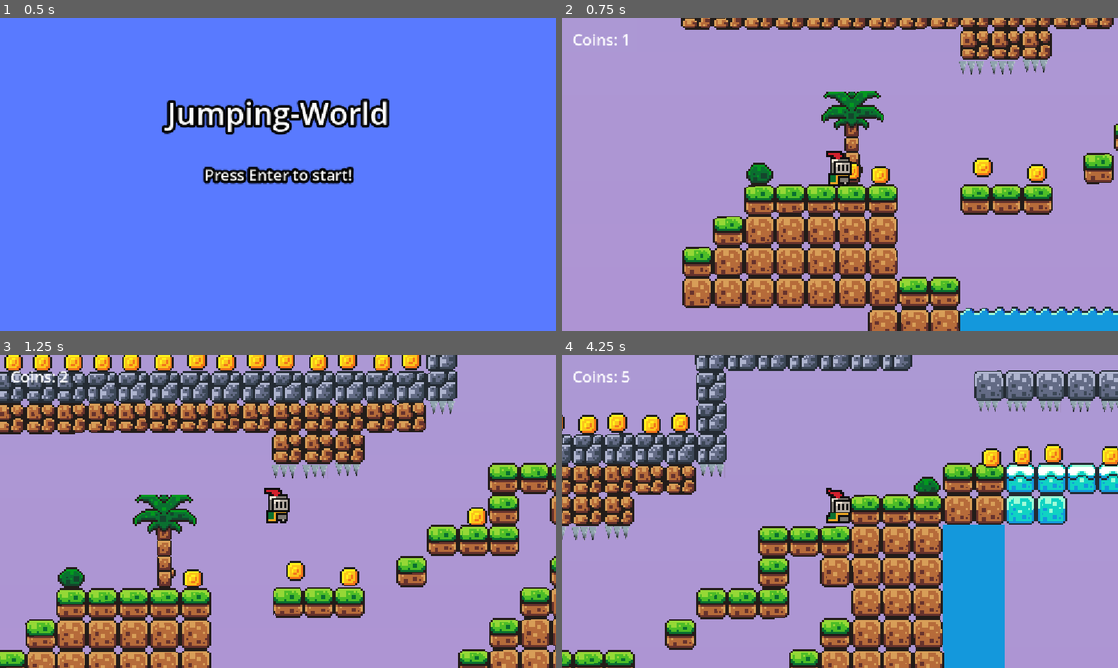
Above: before the commit, frames 1-4 (two rows, left to right).
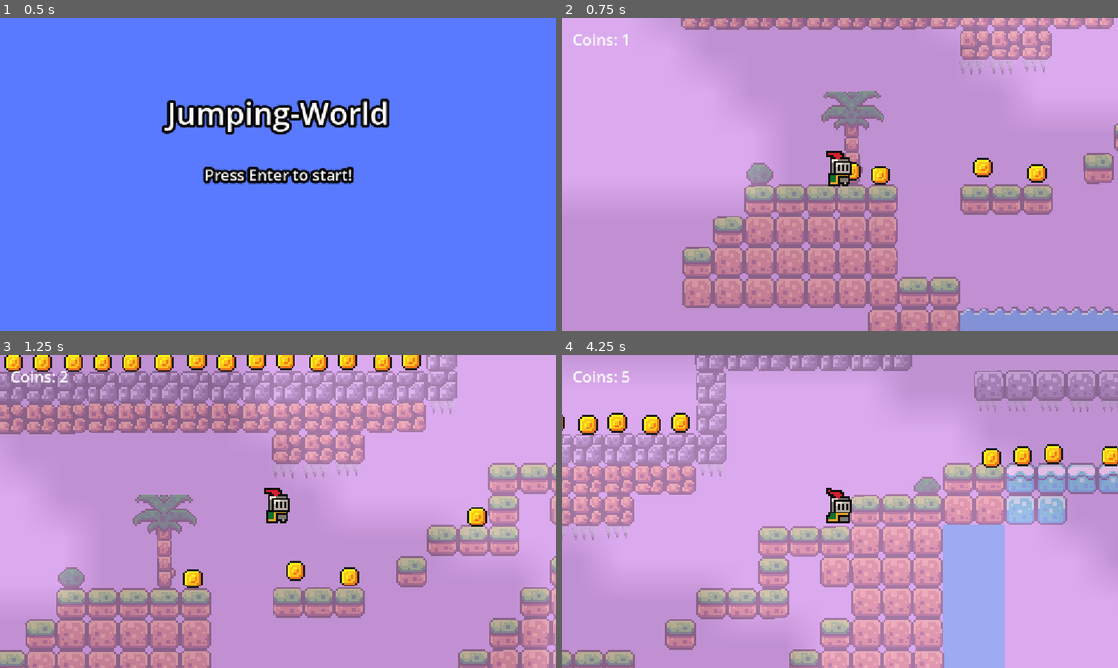
Above: after the commit, the same moments.

Repository: draghicistefan2010-afk/Jumping-World-Game
Game: Godot game, scene res://scenes/start_screen.tscn
Same seed, same stepped clock (60 frames per second), same inputs: the game is played once before the commit and once after it.
Inputs:
- Up to frame 1 (0.5 s): no input
- Up to frame 2 (0.75 s): tap Enter (ui_accept) at 0.5 s; hold Right (ui_right) from 0.53 s (still down)
- Up to frame 3 (1.25 s): keep holding Right (ui_right); tap Enter (ui_accept) at 0.77 s
- Up to frame 4 (4.25 s): tap Enter (ui_accept) at 1.52, 3.02, 3.77 s; release Right (ui_right) at 2.03 s; hold Left (ui_left) 2.03-2.78 s; hold Right (ui_right) from 2.78 s (still down)

Frame 1 is identical in both runs. In frame 2, 52% of the frame differs, in the area x 0-100%, y 0-100%; in frame 3, 59%; in frame 4, 82%.

Commit message:
dsc

Diff:
--- a/scenes/joc.tscn
+++ b/scenes/joc.tscn
@@ -11,6 +11,7 @@
 [ext_resource type="PackedScene" uid="uid://dy0ivqme6dbql" path="res://scenes/tepi.tscn" id="7_7dv62"]
 [ext_resource type="PackedScene" uid="uid://d6dj23pv2ogp" path="res://scenes/tepi_sus.tscn" id="8_f4fte"]
 [ext_resource type="Script" uid="uid://bseffoncreh63" path="res://scenes/win_trigger.gd" id="11_3gn8u"]
+[ext_resource type="AudioStream" uid="uid://cawtuogd5rong" path="res://assests/brackeys_platformer_assets/music/The Britons.mp3" id="12_j7n8l"]
 
 [sub_resource type="CircleShape2D" id="CircleShape2D_iouyq"]
 radius = 5.0
@@ -284,18 +285,6 @@
 [node name="tepi22" parent="." unique_id=1687245341 instance=ExtResource("7_7dv62")]
 position = Vector2(1613, -15)
 
-[node name="tepi23" parent="." unique_id=1629045654 instance=ExtResource("7_7dv62")]
-position = Vector2(1627, 1)
-
-[node name="tepi24" parent="." unique_id=902071898 instance=ExtResource("7_7dv62")]
-position = Vector2(1644, 1)
-
-[node name="tepi25" parent="." unique_id=1656370097 instance=ExtResource("7_7dv62")]
-position = Vector2(1660, 1)
-
-[node name="tepi26" parent="." unique_id=1691355763 instance=ExtResource("7_7dv62")]
-position = Vector2(1676, 1)
-
 [node name="tepi27" parent="." unique_id=1320517156 instance=ExtResource("7_7dv62")]
 position = Vector2(2028, -65)
 
@@ -440,7 +429,6 @@
 layer_0/tile_data = PackedInt32Array(196611, 0, 0, 196612, 0, 0, 262146, 0, 0, 327682, 0, 1, 327683, 0, 1, 327684, 0, 1 …(29418 unchanged characters)…
 
 [node name="01BackClouds" type="Sprite2D" parent="." unique_id=1823993456]
-visible = false
 position = Vector2(3099.0002, 255.00002)
 scale = Vector2(21.359377, 21.86111)
 texture = ExtResource("5_i8qwy")
@@ -914,4 +902,8 @@
 position = Vector2(6078, -71.5)
 shape = SubResource("RectangleShape2D_iouyq")
 
+[node name="Music" type="AudioStreamPlayer" parent="." unique_id=1194505348]
+stream = ExtResource("12_j7n8l")
+autoplay = true
+
 [connection signal="body_entered" from="WinTrigger" to="WinTrigger" method="_on_body_entered"]
Not shown, added: assests/brackeys_platformer_assets/music/The Britons.mp3.import
Not shown, changed: assests/brackeys_platformer_assets/music/time_for_adventure.mp3.import
Not shown, added: assests/brackeys_platformer_assets/music/The Britons.mp3
